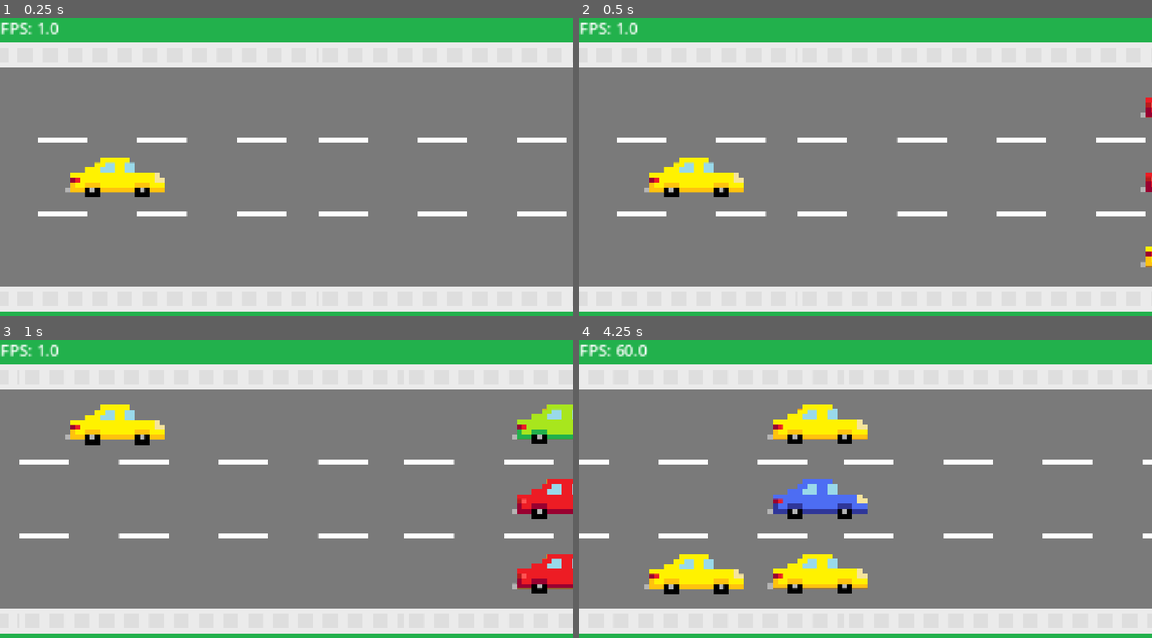
Above: before the commit, frames 1-4 (two rows, left to right).
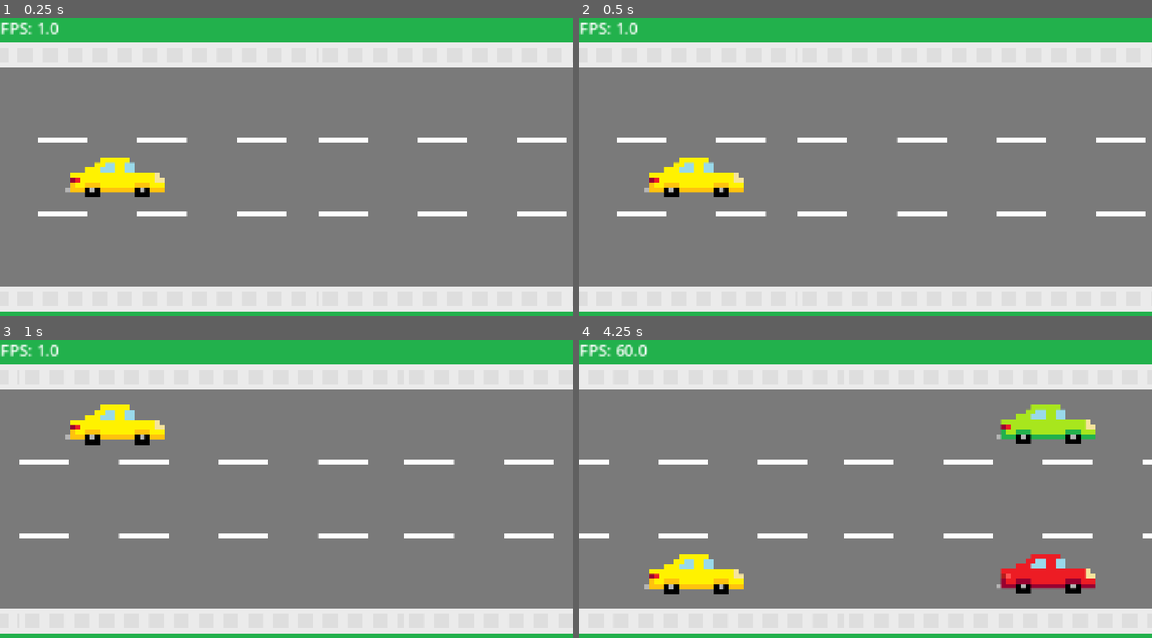
Above: after the commit, the same moments.

Repository: DevEhanTariq/first-game
Game: Godot game, scene res://level.tscn
Two runs of this game, one before a commit and one after it. Both use one fixed random seed, a clock stepped at 60 frames per second and the inputs below.
Inputs:
- Up to frame 1 (0.25 s): no input
- Up to frame 2 (0.5 s): no input
- Up to frame 3 (1 s): hold W (up) from 0.53 s (still down)
- Up to frame 4 (4.25 s): release W (up) at 1.28 s; hold S (down) 1.28-2.03 s; hold W (up) 2.03-3.53 s; hold S (down) from 3.53 s (still down)

Frame 1 is identical in both runs. In frame 2, 0.3% of the frame differs, in the area x 98-100%, y 26-84%; in frame 3, 3.0%; in frame 4, 7.8%, in the area x 32-91%, y 21-86%.

Commit message:
Spawning Traffic
- Added functioning random spawning of traffic in different colors

Diff:
--- a/TrafficSpawner.gd
+++ b/TrafficSpawner.gd
@@ -2,21 +2,37 @@
 
 var x = 2000
 var lanesY = [-300, 0, 300]
+var lane = [[0,1],[1,2],[0,2]]
 
 var allowCar = true
 var cars = []
-var carsAmountPerY = []
+var speed = 300
 
-func spawn_car(lane, xCord):
-	var sibling = get_parent().get_node("Traffic")
-	var copy = sibling.duplicate()
-	copy.position = Vector2(xCord,lanesY[lane])
-	cars.append(copy)
-	get_parent().add_child(copy)
+func spawn_car(xCord):
+	var lanesToUse = lane[randi_range(0,2)]
+	for i in range(2):
+		if allowCar:
+			var sibling = get_parent().get_node("Traffic")
+			var copy = sibling.duplicate()
+			cars.append(copy)
+			copy.position = Vector2(xCord,lanesY[lanesToUse[i]])
+			get_parent().add_child(copy)
+	allowCar = false
 
-func delete_oldest_road():
-	pass
+func delete_oldest_cars():
+	if cars[0].position.x < -1500:
+		var oldest_cars = cars.pop_front()
+		oldest_cars.queue_free()
+		oldest_cars = cars.pop_front()
+		oldest_cars.queue_free()
 
+func CarPatternSpawner():
+	if cars[-1].position.x < 800:
+		allowCar = true
+
+func moveCars(delta: float):
+	for i in cars:
+		i.position.x -= speed * delta
 # Called when the node enters the scene tree for the first time.
 func _ready() -> void:
 	pass # Replace with function body.
@@ -24,4 +40,8 @@
 
 # Called every frame. 'delta' is the elapsed time since the previous frame.
 func _process(delta: float) -> void:
-	spawn_car(randi_range(0,2), 1500)
+	spawn_car(2000)
+	CarPatternSpawner()
+	delete_oldest_cars()
+	moveCars(delta)
+	print(cars.size())
--- a/carMovement.gd
+++ b/carMovement.gd
@@ -9,4 +9,4 @@
 
 # Called every frame. 'delta' is the elapsed time since the previous frame.
 func _process(delta: float) -> void:
-	position.x -= EnemySpeed * delta
+	pass
--- a/traffic.tscn
+++ b/traffic.tscn
@@ -3,9 +3,19 @@
 [ext_resource type="Texture2D" uid="uid://ckslsxyly0cxo" path="res://Assets/vehicleSpriteSheet.png" id="1_fqe1r"]
 [ext_resource type="Script" uid="uid://cb2wqcsoi7p22" path="res://carMovement.gd" id="2_noekn"]
 
+[sub_resource type="RectangleShape2D" id="RectangleShape2D_noekn"]
+size = Vector2(383, 157)
+
 [node name="Traffic" type="Node2D" unique_id=2012719958]
 
-[node name="Sprite2D" type="Sprite2D" parent="." unique_id=670001456]
+[node name="CharacterBody2D" type="CharacterBody2D" parent="." unique_id=489217317]
+
+[node name="CollisionShape2D" type="CollisionShape2D" parent="CharacterBody2D" unique_id=1111370822]
+top_level = true
+position = Vector2(8.5, -0.5)
+shape = SubResource("RectangleShape2D_noekn")
+
+[node name="Sprite2D" type="Sprite2D" parent="CharacterBody2D" unique_id=670001456]
 texture = ExtResource("1_fqe1r")
 region_enabled = true
 region_rect = Rect2(0, 160, 400, 160)
